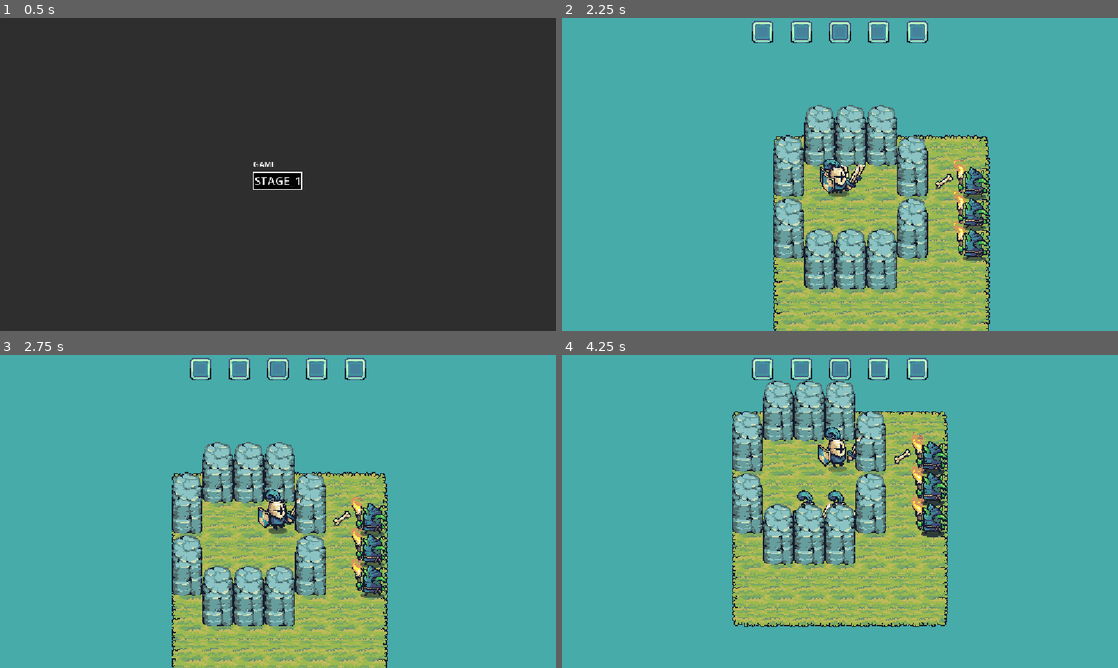
Above: before the commit, frames 1-4 (two rows, left to right).
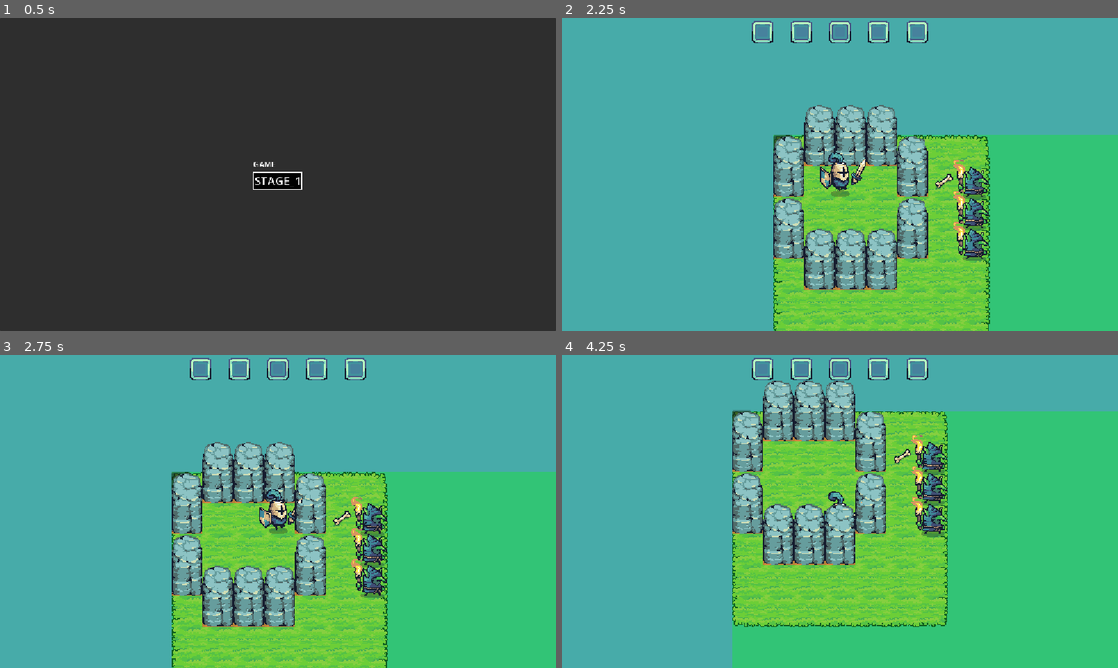
Above: after the commit, the same moments.

Repository: EvilSnowflake/Doctoral
Game: Godot game, scene res://scenes/main_menu.tscn
Two runs of this game, one before a commit and one after it. Both use one fixed random seed, a clock stepped at 60 frames per second and the inputs below.
Inputs (mouse positions are in pixels of both pictures, inside the frame that each line leads up to):
- Up to frame 1 (0.5 s): no input
- Up to frame 2 (2.25 s): click "STAGE_1" at 0.5 s; click "STAGE_1" at 1.25 s; move the mouse to (962, 158) at 2.02 s; hold D (Right) from 2.03 s (still down); hold J (test) from 2.03 s (still down); tap Space (Interact) at 2.1 s; click (962, 158) at 2.17 s
- Up to frame 3 (2.75 s): keep holding D (Right); keep holding J (test)
- Up to frame 4 (4.25 s): move the mouse to (728, 527) at 2.77 s; release D (Right) at 2.78 s; release J (test) at 2.78 s; hold S (Down) 2.78-3.53 s; tap J (test) at 2.85 s; click (728, 527) at 2.92 s; tap Space (Interact) at 3.05, 3.6 s; move the mouse to (895, 442) at 3.52 s; hold D (Right) from 3.53 s (still down); hold J (test) from 3.53 s (still down); click (895, 442) at 3.67 s

Frame 1 is identical in both runs. In frame 2, 29% of the frame differs, in the area x 38-100%, y 37-100%; in frame 3, 33%; in frame 4, 48%, in the area x 30-100%, y 17-100%.

Commit message:
Added Astar exp
Added an experimental way to use the AStarGrid2D functionality of Godot to move npcs. Currently only able to create walkable paths depending on what I have marked as "obstacle" in the TileMap component of the scene.

Diff:
--- a/reality_matter/scenes/player.tscn
+++ b/reality_matter/scenes/player.tscn
@@ -26,3 +26,7 @@
 [node name="MoveTimer" type="Timer" parent="." unique_id=326598796]
 wait_time = 0.25
 one_shot = true
+
+[node name="PathPreviz" type="Line2D" parent="." unique_id=1165533041]
+top_level = true
+default_color = Color(1, 0, 0, 0.68235296)
--- a/reality_matter/scenes/stage.tscn
+++ b/reality_matter/scenes/stage.tscn
@@ -1,8 +1,25 @@
 [gd_scene format=3 uid="uid://bpgu6kb6jhg3q"]
 
 [ext_resource type="Script" uid="uid://cmm34oiqwaxsb" path="res://scripts/stage.gd" id="1_gi7kc"]
+[ext_resource type="Script" uid="uid://dykg1mewoyiqk" path="res://scripts/grid_display.gd" id="2_gi7kc"]
 
 [node name="Stage" type="Node2D" unique_id=1704407866]
 z_as_relative = false
 y_sort_enabled = true
 script = ExtResource("1_gi7kc")
+
+[node name="GridDisplay" type="Control" parent="." unique_id=1250325405]
+unique_name_in_owner = true
+layout_mode = 3
+anchors_preset = 0
+offset_right = 40.0
+offset_bottom = 40.0
+script = ExtResource("2_gi7kc")
+
+[node name="MarginContainer" type="MarginContainer" parent="GridDisplay" unique_id=2020354234]
+layout_mode = 0
+offset_right = 40.0
+offset_bottom = 40.0
+
+[node name="PanelContainer" type="PanelContainer" parent="GridDisplay/MarginContainer" unique_id=1840439983]
+layout_mode = 2
--- a/reality_matter/scripts/global_quest_manager.gd
+++ b/reality_matter/scripts/global_quest_manager.gd
@@ -87,12 +87,16 @@
 			return q
 	return { "TITLE" = "not found", "IS_COMPLETE" = false, "COMPLETED_STEPS" = [""] }
 
+## This function is used in order to identify a quest by it's title. Using the title we search the
+## quests variable and then we return the quest in its entierty if it exists
 func find_quest_by_title(_title: String) -> Quest:
 	for q in quests:
 		if q.title.to_upper() == _title.to_upper():
 			return q
 	return null
 
+## This function can be used in order to find the index of a quest in the user's current quests
+## array.
 func get_quest_index_by_title(_title: String) -> int:
 	for q in range(current_quests.size()):
 		if current_quests[q]["TITLE"].to_upper() == _title.to_upper():
@@ -102,10 +106,13 @@
 func sort_quests() -> void:
 	pass
 
+## This function should be used in order to obtain the user's combat stats and inventory so that
+## we can give the user experience and items
 func receive_player_requirements(_comb: Combat_Stats, _inv: Inventory):
 	if _comb != null and _inv != null:
 		_player_combat_stats = _comb
 		_player_inventory = _inv
 
+## This function can be used so that another script gets the user's current quests
 func get_current_quests() -> Array[Dictionary]:
 	return current_quests
--- /dev/null
+++ b/reality_matter/scripts/grid_display.gd
@@ -0,0 +1,22 @@
+extends Control
+
+var grid: AStarGrid2D:
+	set(v): grid = v; queue_redraw()
+var show_grid_display: bool:
+	set(v): show_grid_display = v; queue_redraw()
+
+func toggle_grid_display():
+	print_debug("SHOWED")
+	show_grid_display = !show_grid_display
+
+func _draw():
+	if not grid or not show_grid_display: return
+	for x in grid.region.size.x:
+		for y in grid.region.size.y:
+			var p = Vector2(x,y)
+			var col = Color(1,0,0,0.3) if grid.is_point_solid(p) else Color(0,1,0,0.3)
+			draw_rect(Rect2(p*grid.cell_size,grid.cell_size), col)
+
+func _read() -> void:
+	pass
+	#$MarginContainer/PanelContainer/CheckBox.toggled.connect(toggle_grid_display)
--- a/reality_matter/scripts/main_menu.gd
+++ b/reality_matter/scripts/main_menu.gd
@@ -213,10 +213,11 @@
 	file.close()
 
 func _process(_delta):
+	pass
 	#print_debug("Works")
-	if Input.is_action_just_pressed("test"):
-		print_debug(stage_button_h_box_container.get_child(0).is_connected("pressed",_start_stage))
-		stage_button_h_box_container.get_child(0).pressed.emit()
+	#if Input.is_action_just_pressed("test"):
+		#print_debug(stage_button_h_box_container.get_child(0).is_connected("pressed",_start_stage))
+		#stage_button_h_box_container.get_child(0).pressed.emit()
 
 func _start_stage(_stage_name: String) -> void:
 	#for ch: Button in stage_button_h_box_container.get_children():
--- a/reality_matter/scripts/player.gd
+++ b/reality_matter/scripts/player.gd
@@ -92,6 +92,13 @@
 var texturePath: Resource
 ## This variable shows the direction the user is currently facing after movement
 var facing: Vector2
+
+#GRID MOVEMENT
+var grid: AStarGrid2D
+var current_cell: Vector2i
+var target_cell: Vector2i
+var move_pts: Array
+#GRID MOVEMENT
 #var sprite_path: String
 
 #NEW SCRIPT
@@ -107,19 +114,37 @@
 func _ready():
 	pass
 
+#MOVEMENT GRID
+func setup(_grid: AStarGrid2D):
+	grid = _grid
+	current_cell = pos_to_cell(global_position)
+	target_cell == current_cell
+
+func pos_to_cell(pos: Vector2):
+	return pos / grid.cell_size
+#MOVEMENT GRID
+
 ## This function is currently unused but can be if we have issues with input
 func _unhandled_input(_event: InputEvent) -> void:
-	if _event.is_action_pressed("test"):
-		#print_debug(QuestManager.find_quest(QuestManager.quests[0]))
-		#print_debug(QuestManager.find_quest_by_title("short quest"))
-		#print_debug(QuestManager.get_quest_index_by_title("long quest"))
-		#print_debug(QuestManager.get_quest_index_by_title("Recover Lost Magical Flute"))
-		print_debug("BEFORE : %s" %[str(QuestManager.current_quests)])
-		QuestManager.update_quest("short quest")
-		QuestManager.update_quest("Recover Lost Magical Flute", "Find the Magical Flute")
-		QuestManager.update_quest("Recover Lost Magical Flute", "Return Magical Flute to Bill", true)
-		QuestManager.update_quest("long quest", "", true)
-		print_debug("AFTER : %s" %[str(QuestManager.current_quests)])
+	if _event is InputEventMouseMotion and grid!=null:
+		var target = Vector2i(pos_to_cell(get_global_mouse_position()))
+		if target != target_cell:
+			move_pts = grid.get_point_path(current_cell, target)
+			move_pts = (move_pts as Array).map(func (p): return p + grid.cell_size / 2.0)
+			$PathPreviz.points = move_pts
+			target_cell = target
+
+	#if _event.is_action_pressed("test"):
+		##print_debug(QuestManager.find_quest(QuestManager.quests[0]))
+		##print_debug(QuestManager.find_quest_by_title("short quest"))
+		##print_debug(QuestManager.get_quest_index_by_title("long quest"))
+		##print_debug(QuestManager.get_quest_index_by_title("Recover Lost Magical Flute"))
+		#print_debug("BEFORE : %s" %[str(QuestManager.current_quests)])
+		#QuestManager.update_quest("short quest")
+		#QuestManager.update_quest("Recover Lost Magical Flute", "Find the Magical Flute")
+		#QuestManager.update_quest("Recover Lost Magical Flute", "Return Magical Flute to Bill", true)
+		#QuestManager.update_quest("long quest", "", true)
+		#print_debug("AFTER : %s" %[str(QuestManager.current_quests)])
 
 func _physics_process(_delta):
 	#If we are currently moving, the user can't engage with the controller
--- a/reality_matter/scripts/stage.gd
+++ b/reality_matter/scripts/stage.gd
@@ -74,6 +74,7 @@
 var quests_dict: Dictionary = {}
 ## This variable will inform the whole game of the size each tile will take in the grid of the game
 var _tilesize: Vector2i
+var _astar_grid: AStarGrid2D
 
 # Called when the node enters the scene tree for the first time.
 func _ready():
@@ -83,7 +84,8 @@
 # Called every frame. 'delta' is the elapsed time since the previous frame.
 func _process(_delta):
 	pass
-	#if Input.is_action_just_pressed("Interact"):
+	if Input.is_action_just_pressed("test"):
+		%GridDisplay.toggle_grid_display()
 	#	print_debug(find_child("PlayerPanel",true,false))
 
 ## This function is used to spawn the player on the current scene. It requires a
@@ -304,6 +306,19 @@
 	#the tilemap's tiledata, we set the polygon's shape so that it covers all
 	#the tile's corners and thus we have given the elevated tilemap layer
 	#collision
+
+	#INITIALIZE A STAR GRID#
+	_astar_grid = AStarGrid2D.new()
+	_astar_grid.default_compute_heuristic = AStarGrid2D.HEURISTIC_MANHATTAN
+	_astar_grid.default_estimate_heuristic = AStarGrid2D.HEURISTIC_MANHATTAN
+	_astar_grid.diagonal_mode = AStarGrid2D.DIAGONAL_MODE_NEVER
+	_astar_grid.cell_size = _tilesize
+	#_astar_grid.region = Rect2(Vector2.ZERO, ceil(get_viewport_rect().size / _astar_grid.cell_size))
+	_astar_grid.region = Rect2(Vector2(-15.0,-15.0), Vector2(30.0,30.0))
+	_astar_grid.update()
+	print_debug(_astar_grid.region)
+	#INITIALIZE A STAR GRID#
+
 	var tile_dictionary: Dictionary = _current_stage_dictionary["TILE_DICTIONARY"]
 	var tile_path: Resource = null
 	var tilemapLayer: TileMapLayer = null
@@ -329,7 +344,23 @@
 		tilemapLayer.tile_set = tileSetTemp
 		tilemapLayer.z_index = tile_spec["Z_INDEX"]
 		tilemapLayer.y_sort_enabled = tile_spec["Y_SORT"]
+
+		#if tile_spec.has("OBSTACLE"):
+			#var tile_obstacle: Dictionary = tile_spec["OBSTACLE"]
+
+
 		if tile_spec.has("COLLISION"):
+
+			#WE NOW TRY TO MAKE THE OBSTACLE CUSTOM DATA LAYER
+			tileSetTemp.add_custom_data_layer(0)
+			tileSetTemp.set_custom_data_layer_name(0,"obstacle")
+			tileSetTemp.set_custom_data_layer_type(0,TYPE_BOOL)
+			var tile_data_temp_2: TileData = tileAtlasTemp.get_tile_data(Vector2i(3,5),0)
+			tile_data_temp_2.set_custom_data("obstacle",true)
+			#WE NOW TRY TO MAKE THE OBSTACLE CUSTOM DATA LAYER
+
+
+
 			var tile_collision: Dictionary = tile_spec["COLLISION"]
 			tileSetTemp.add_physics_layer(tile_collision["PHYSICS_LAYER"])
 			var tile_data_temp: TileData = tileAtlasTemp.get_tile_data(Vector2i(tile_collision["ATLAS_COORDS"][0],tile_collision["ATLAS_COORDS"][1]),tile_collision["ALTERNATIVE_TILE"])
@@ -351,6 +382,19 @@
 				var s_id: int = coor_dets[1]
 				var at_coor: Vector2i = Vector2i(coor_dets[2][0],coor_dets[2][1])
 				tilemapLayer.set_cell(coor,s_id, at_coor)
+
+		#APPLY THE OBSTACLES IN ASTARGRID#
+		if !tileSetTemp.has_custom_data_layer_by_name("obstacle"):
+			continue
+		for id in tilemapLayer.get_used_cells():
+			var data = tilemapLayer.get_cell_tile_data(id)
+			if data and data.get_custom_data('obstacle'):
+				#print_debug("FOUND AN OBSTACLE")
+				_astar_grid.set_point_solid(id)
+			#else:
+				#print_debug("NOT AN OBSTACLE")
+				#APPLY THE OBSTACLES IN ASTARGRID#
+	%GridDisplay.grid = _astar_grid
 	#print_debug(_elements_not_there)
 	for element in _elements_not_there:
 		var nd = find_child(element["ELEMENT"],true,false)
Not shown, added: reality_matter/scripts/grid_display.gd.uid
Not shown, changed: README.md
